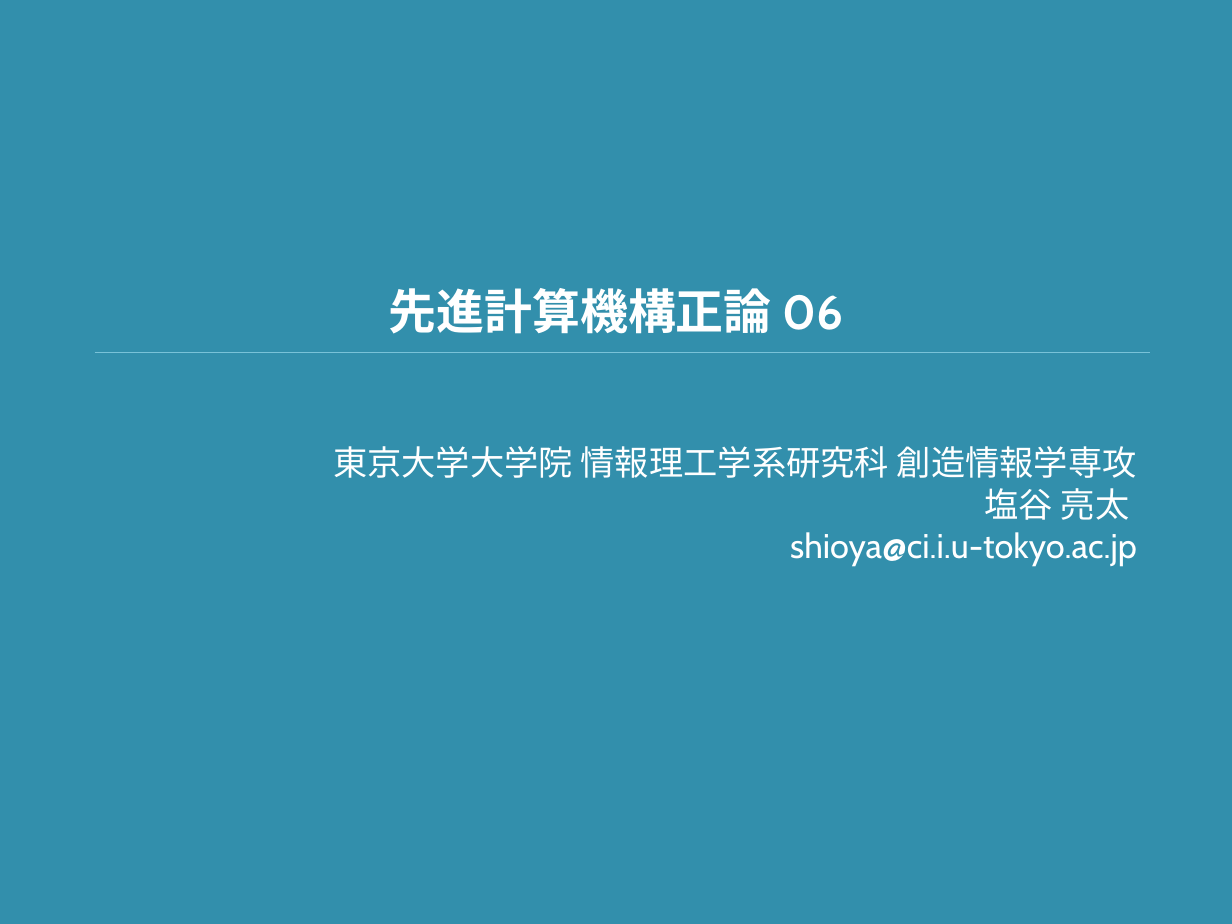
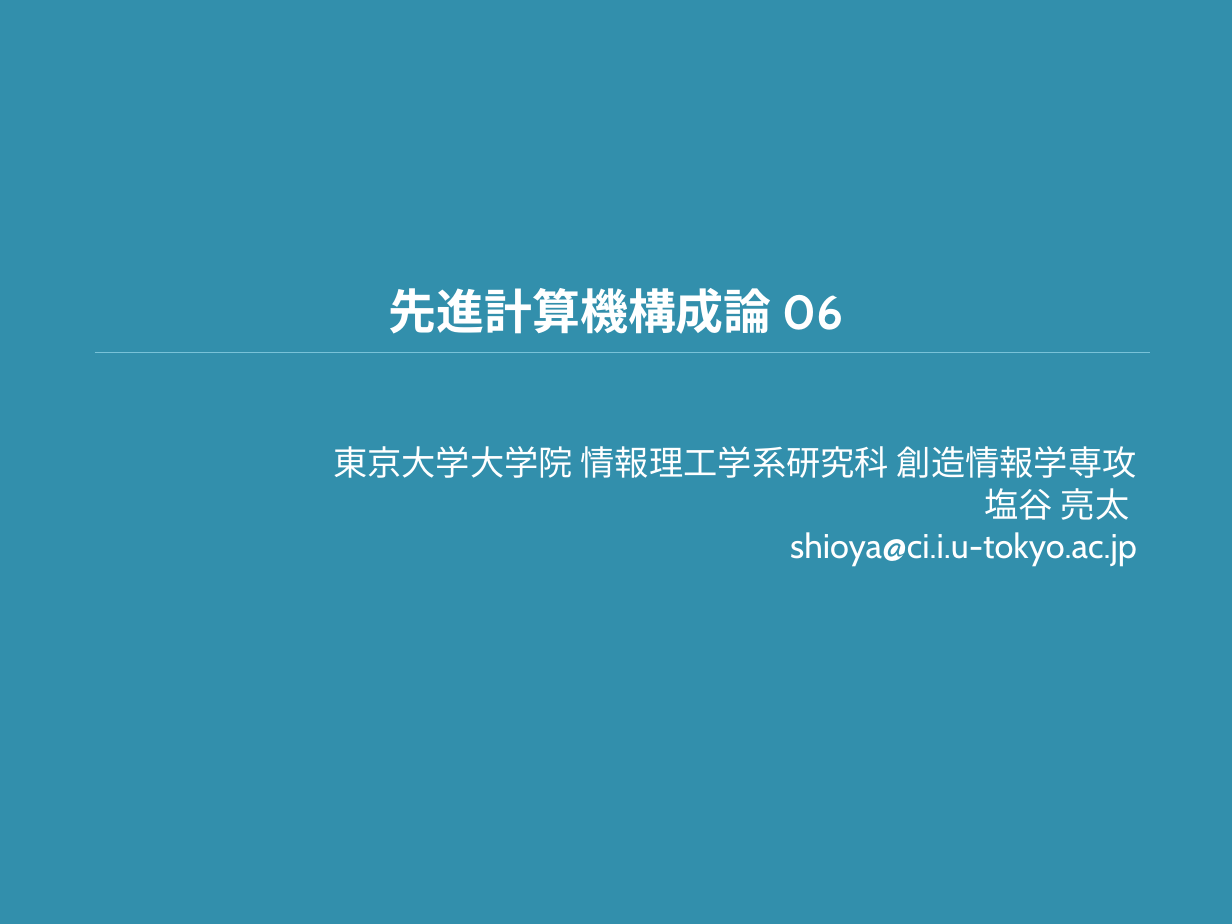
Before and after one commit to shioyadan/advanced-computer-organization, a slide deck: slide 1 of aco-shioya-06.pptx. Drawn at 1232x924 pixels with LibreOffice and Linux fonts; fonts in the diff are those of the drawing. Boxes give left, top, right and bottom in pixels: in the first picture for what was removed or moved away, otherwise in the second. Text is boxed around its words. In the diff, an @@ line names an element or a change of style, - is before the commit and + after.

```diff
--- a/aco-shioya-06.pptx
+++ b/aco-shioya-06.pptx
@@ title at [389,288,843,334]: text changed @@
-先進計算機構正論 06
+先進計算機構成論 06
```
Also in this commit, not shown: 16 other files.
